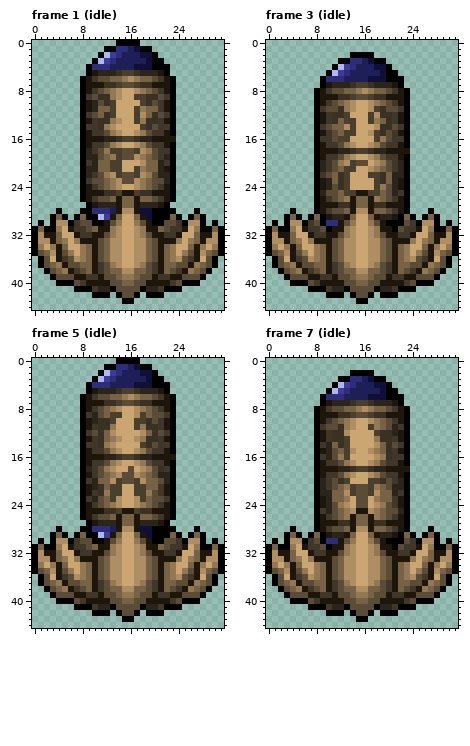
A pixel-art file gets an edit: npc/enemy/sentry/sentry.aseprite. That is the earlier state.
32x45 pixels, 15 frames. Shown: frame 1 (idle), frame 3 (idle), frame 5 (idle), frame 7 (idle). The commit also changed other frames, which this record leaves out.
Once edited:
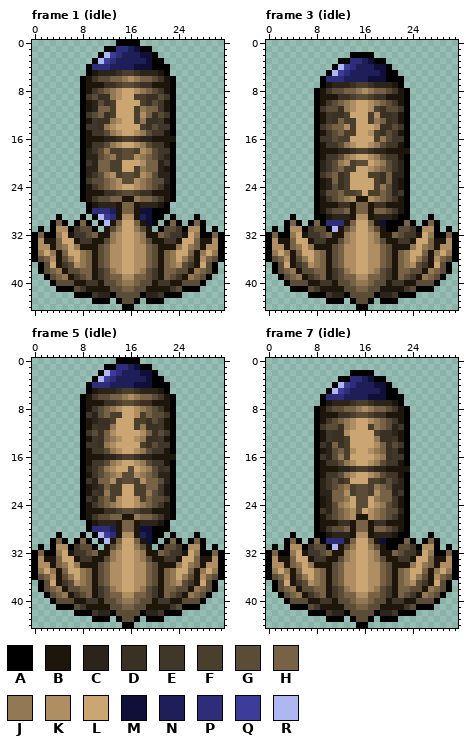
Palette (. is transparent): A #000000  B #1f160b  C #2a241b  D #3a3124  E #403629  F #4a3e2d  G #5b4c37  H #776246  J #937854  K #af8e63  L #cba572  M #0f0f39  N #1e1e59  P #2d2d79  Q #3d3d99  R #aeb7f2
Edits made:
Frame 1 (idle), layers "Layer 1", "Layer 2":
y 25: x 15..16 BB -> GG
y 26: x 14..17 BHHB -> HBBJ
y 28: x 4 A -> .; x 8 A -> .; x 15..16 KK -> HH; x 23 A -> .; x 27 A -> .
y 29: x 3..5 AHA -> .A.; x 7..9 AHA -> .A.; x 13..18 BHLLHB -> PBKKBN; x 22..24 AHA -> .A.; x 26..28 AHA -> .A.
y 30: x 1 A -> .; x 4..10 KKAEGGA -> HA.AHA.; x 12..14 BGJ -> RBH; x 17..19 JGB -> HBM; x 21..27 AGGEAKK -> .AHA.AH; x 30 A -> .
y 31: x 0..2 AHA -> .A.; x 4..6 JLB -> KKA; x 8 E -> G; x 10..11 HB -> A.; x 13..14 JK -> GJ; x 17..18 KJ -> JG; x 20..21 BH -> .A; x 23 E -> G; x 25..27 BLJ -> AKK; x 29..31 AHA -> .A.
y 32: x 1..4 KBBH -> HAAJ; x 6..7 LB -> BE; x 9..10 EB -> GH; x 12 G -> B; x 19 G -> B; x 21..22 BE -> HG; x 24..25 BL -> EB; x 27..30 HBBK -> JAAH
y 33: x 2 K -> B; x 5 J -> L; x 7..9 JBB -> BEE; x 11..13 GHK -> BGJ; x 18..20 KHG -> JGB; x 22..24 BBJ -> EEB; x 26 J -> L; x 29 K -> B
y 34: x 1..5 JLJBH -> KKBHJ; x 7..9 LJH -> JBB; x 22..24 HJL -> BBJ; x 26..30 HBJLJ -> JHBKK
y 35: x 1..3 GHK -> JLJ; x 5..6 GJ -> HL; x 25..26 JG -> LH; x 28..30 KHG -> JLJ
y 36: x 0..3 .AGL -> AGHK; x 5..7 EGK -> GJL; x 24..26 KGE -> LJG; x 28..31 LGA. -> KHGA
y 37: x 3..5 HJB -> LBE; x 7..8 GH -> KJ; x 11..13 EGJ -> GHK; x 18..20 JGE -> KHG; x 23..24 HG -> JK; x 26..28 BJH -> EBL
y 38: x 1..8 .AGHJBEG -> AGHJBGGH; x 13..18 HHKKHH -> JKLLKJ; x 23..30 GEBJHGA. -> HGGBJHGA
y 39: x 2..11 .AGGGBBEEB -> AGHJBEGHBE; x 13 G -> H; x 15..16 JJ -> KK; x 18 G -> H; x 20..29 BEEBBGGGA. -> EBHGEBJHGA
y 40: x 3..10 .AAAGEBB -> AGGGBBEE; x 12 B -> G; x 14..17 GHHG -> HJJH; x 19 B -> G; x 21..28 BBEGAAA. -> EEBBGGGA
y 41: x 4..13 ...AAAECCA -> AAAGEBBBBG; x 15..16 GG -> HH; x 18..27 ACCEAAA... -> GBBBBEGAAA
y 42: x 7..14 ...AAA.A -> AAAECCAG; x 17..24 A.AAA... -> GACCEAAA
y 43: x 10..12 ... -> AAA; x 14..17 .AA. -> AGGA; x 19..21 ... -> AAA
y 44: x 15..16 .. -> AA
Frame 3 (idle), layers "Layer 1", "Layer 2":
y 25: x 15..16 BB -> GL
y 26: x 14..17 BHHB -> KBBK
y 28: x 4 A -> .; x 15..16 KK -> HH; x 27 A -> .
y 29: x 3..5 AHA -> .A.; x 7..8 AH -> .A; x 13..18 BHLLHB -> CBKKBC; x 23..24 HA -> A.; x 26..28 AHA -> .A.
y 30: x 1 A -> .; x 4..8 KKAEG -> HA.AH; x 12..14 BGJ -> PBH; x 17..19 JGB -> HBM; x 23..27 GEAKK -> HA.AH; x 30 A -> .
y 31: x 0..2 AHA -> .A.; x 4..6 JLB -> KKA; x 8 E -> G; x 11 B -> R; x 13..14 JK -> GJ; x 17..18 KJ -> JG; x 20 B -> A; x 23 E -> G; x 25..27 BLJ -> AKK; x 29..31 AHA -> .A.
y 32: x 1..4 KBBH -> HAAJ; x 6..7 LB -> BE; x 9..10 EB -> GH; x 12 G -> B; x 19 G -> B; x 21..22 BE -> HG; x 24..25 BL -> EB; x 27..30 HBBK -> JAAH
y 33: x 2 K -> B; x 5 J -> L; x 7..9 JBB -> BEE; x 11..13 GHK -> BGJ; x 18..20 KHG -> JGB; x 22..24 BBJ -> EEB; x 26 J -> L; x 29 K -> B
y 34: x 1..5 JLJBH -> KKBHJ; x 7..9 LJH -> JBB; x 22..24 HJL -> BBJ; x 26..30 HBJLJ -> JHBKK
y 35: x 1..3 GHK -> JLJ; x 5..6 GJ -> HL; x 25..26 JG -> LH; x 28..30 KHG -> JLJ
y 36: x 0..3 .AGL -> AGHK; x 5..7 EGK -> GJL; x 24..26 KGE -> LJG; x 28..31 LGA. -> KHGA
y 37: x 3..5 HJB -> LBE; x 7..8 GH -> KJ; x 11..13 EGJ -> GHK; x 18..20 JGE -> KHG; x 23..24 HG -> JK; x 26..28 BJH -> EBL
y 38: x 1..8 .AGHJBEG -> AGHJBGGH; x 13..18 HHKKHH -> JKLLKJ; x 23..30 GEBJHGA. -> HGGBJHGA
y 39: x 2..11 .AGGGBBEEB -> AGHJBEGHBE; x 13 G -> H; x 15..16 JJ -> KK; x 18 G -> H; x 20..29 BEEBBGGGA. -> EBHGEBJHGA
y 40: x 3..10 .AAAGEBB -> AGGGBBEE; x 12 B -> G; x 14..17 GHHG -> HJJH; x 19 B -> G; x 21..28 BBEGAAA. -> EEBBGGGA
y 41: x 4..13 ...AAAECCA -> AAAGEBBBBG; x 15..16 GG -> HH; x 18..27 ACCEAAA... -> GBBBBEGAAA
y 42: x 7..14 ...AAA.A -> AAAECCAG; x 17..24 A.AAA... -> GACCEAAA
y 43: x 10..12 ... -> AAA; x 14..17 .AA. -> AGGA; x 19..21 ... -> AAA
y 44: x 15..16 .. -> AA
Frame 5 (idle), layers "Layer 1", "Layer 2": the same change as frame 1 (idle)
Frame 7 (idle), layers "Layer 1", "Layer 2": the same change as frame 3 (idle)
Boxes around the changes in both pictures, in picture pixels (x1, y1, x2, y2):
changed: (32, 190, 224, 310)
changed: (266, 190, 458, 310)
changed: (32, 508, 224, 628)
changed: (266, 508, 458, 628)
